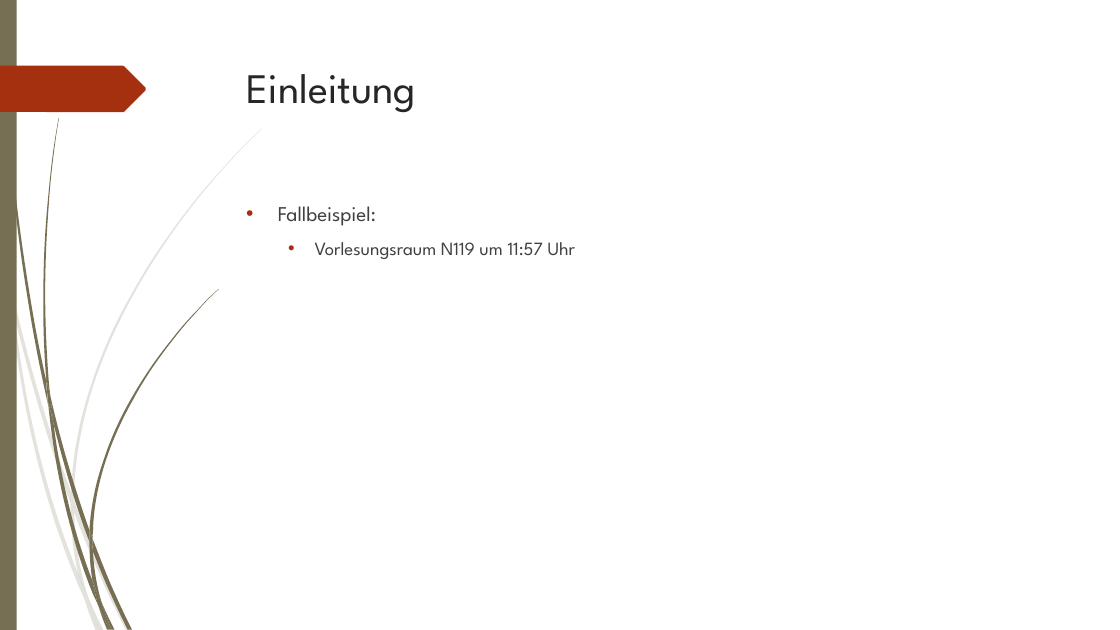
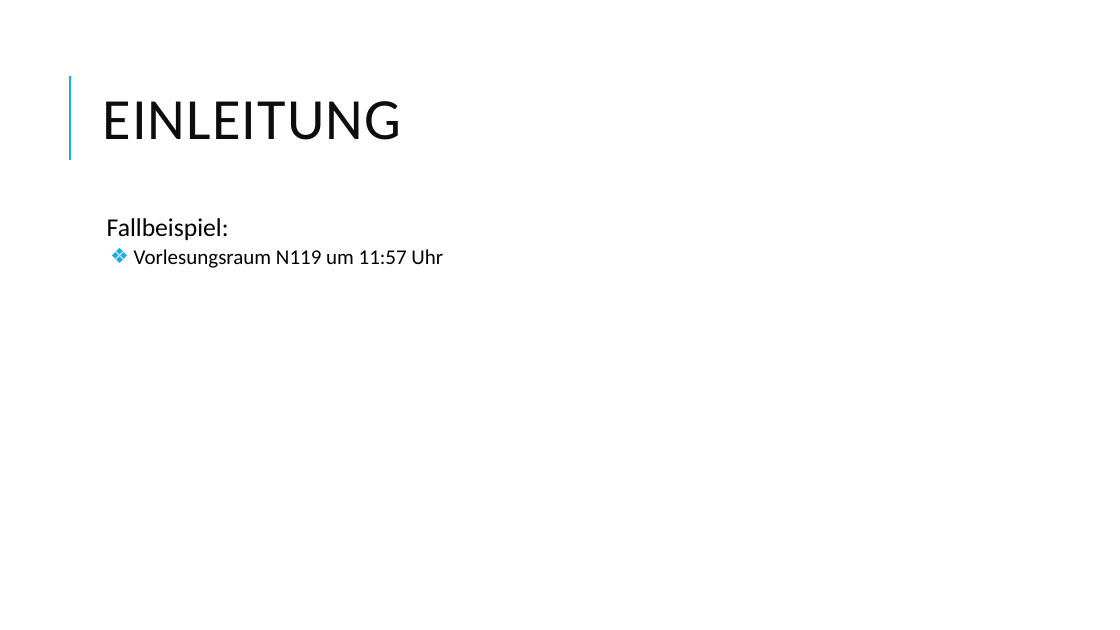
Before and after one commit to johannesdhbw/MC_Projekt, a slide deck: slide 3 of Präsentation/Microcomputertechnik.pptx. Drawn at 1120x630 pixels with LibreOffice and Linux fonts; fonts in the diff are those of the drawing. Boxes give left, top, right and bottom in pixels: in the first picture for what was removed or moved away, otherwise in the second. Text is boxed around its words. In the diff, an @@ line names an element or a change of style, - is before the commit and + after.

```diff
--- a/Präsentation/Microcomputertechnik.pptx
+++ b/Präsentation/Microcomputertechnik.pptx
@@ rectangle removed at (0,0,17,630) @@
@@ title "EINLEITUNG" at (102,101,401,140): vertical alignment top to middle @@
@@ freeform shape removed at (0,66,146,112) @@
@@ line added from (70, 160) to (70, 76), #1CADE4 1.5 pt @@
@@ title at (102,101,401,140): text changed; size 36 to 50 pt; font League Spartan to Calibri; text colour #262626 to #0D0D0D @@
-Einleitung
+EINLEITUNG
@@ text "Fallbeispiel:": place and size @@
-text "Fallbeispiel:" at (278,206,575,259)
+text "Fallbeispiel:" at (107,218,443,268)
@@ text "Fallbeispiel:" at (107,218,443,268): size 18 to 22 pt in "Fallbeispiel:"; font League Spartan to Calibri, text colour #404040 to #000000; size 16 to 18 pt in "Vorlesungsraum N119 um 11:57 Uhr"; bullet • to  ; line spacing 1 to 0.9; more space between paragraphs; bullet colour #A53010 to #1CADE4; bullet • to ❖; less space between paragraphs @@
@@ group removed at (0,129,262,630): 10 freeform shapes @@
@@ group removed at (3,0,218,630): 12 freeform shapes @@
```
Also in this commit, not shown: 10 other slides changed, 1 slide added, 4 other files.
